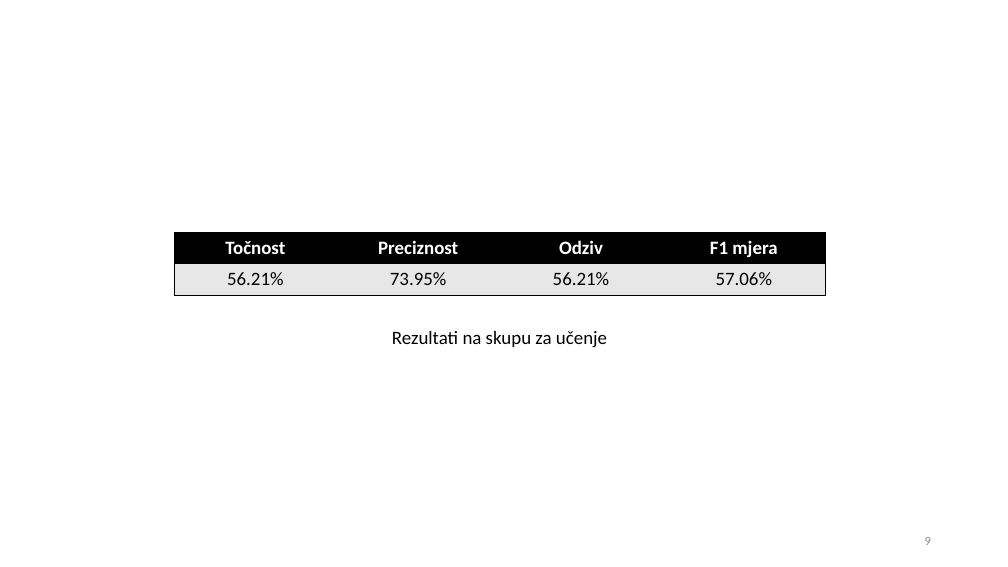
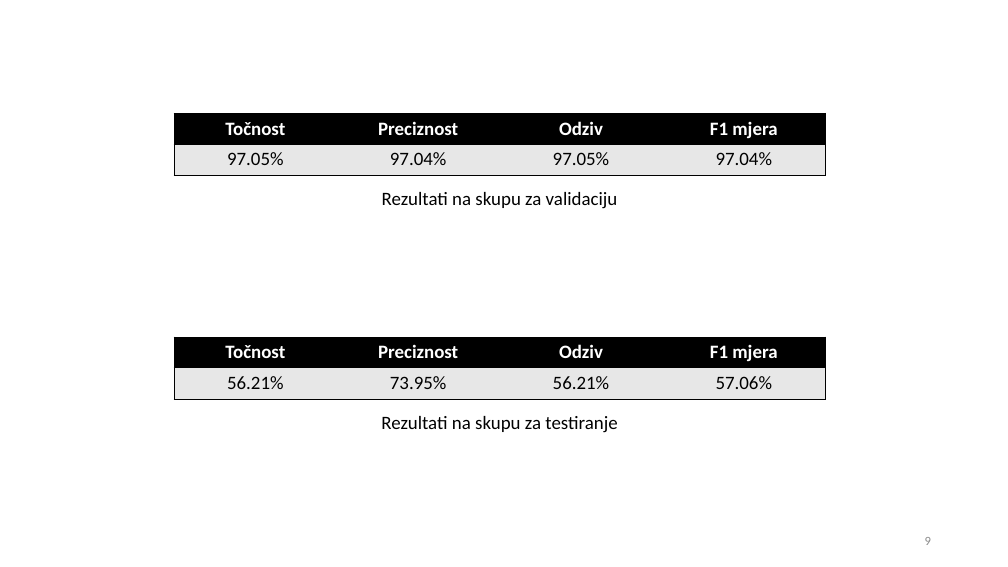
Before and after one commit to rejsafranko/Fish-Cultivation-Classifier, a slide deck: slide 9 of docs/Primjena transformer modela za klasifikaciju slika.pptx. Drawn at 1008x567 pixels with LibreOffice and Linux fonts; fonts in the diff are those of the drawing. Boxes give left, top, right and bottom in pixels: in the first picture for what was removed or moved away, otherwise in the second. Text is boxed around its words. In the diff, an @@ line names an element or a change of style, - is before the commit and + after.

```diff
--- a/docs/Primjena transformer modela za klasifikaciju slika.pptx
+++ b/docs/Primjena transformer modela za klasifikaciju slika.pptx
@@ table added at bbox=[174, 113, 824, 176], 2 rows, 4 columns @@
+Točnost | Preciznost | Odziv | F1 mjera
+97.05% | 97.04% | 97.05% | 97.04%
@@ text added at bbox=[382, 192, 618, 209], 18 pt, text #000000 @@
+Rezultati na skupu za validaciju
@@ table: place and size @@
-table at bbox=[174, 233, 824, 296]
+table at bbox=[174, 337, 824, 400]
@@ text at bbox=[381, 416, 617, 433]: text changed @@
-Rezultati na skupu za učenje
+Rezultati na skupu za testiranje
```
Also in this commit, not shown: 2 slides added.
